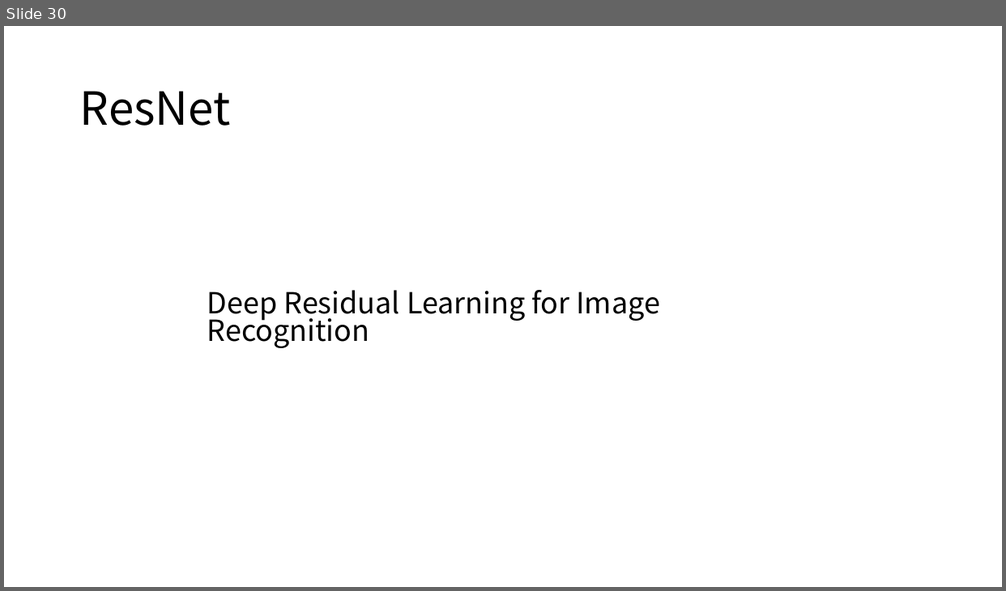
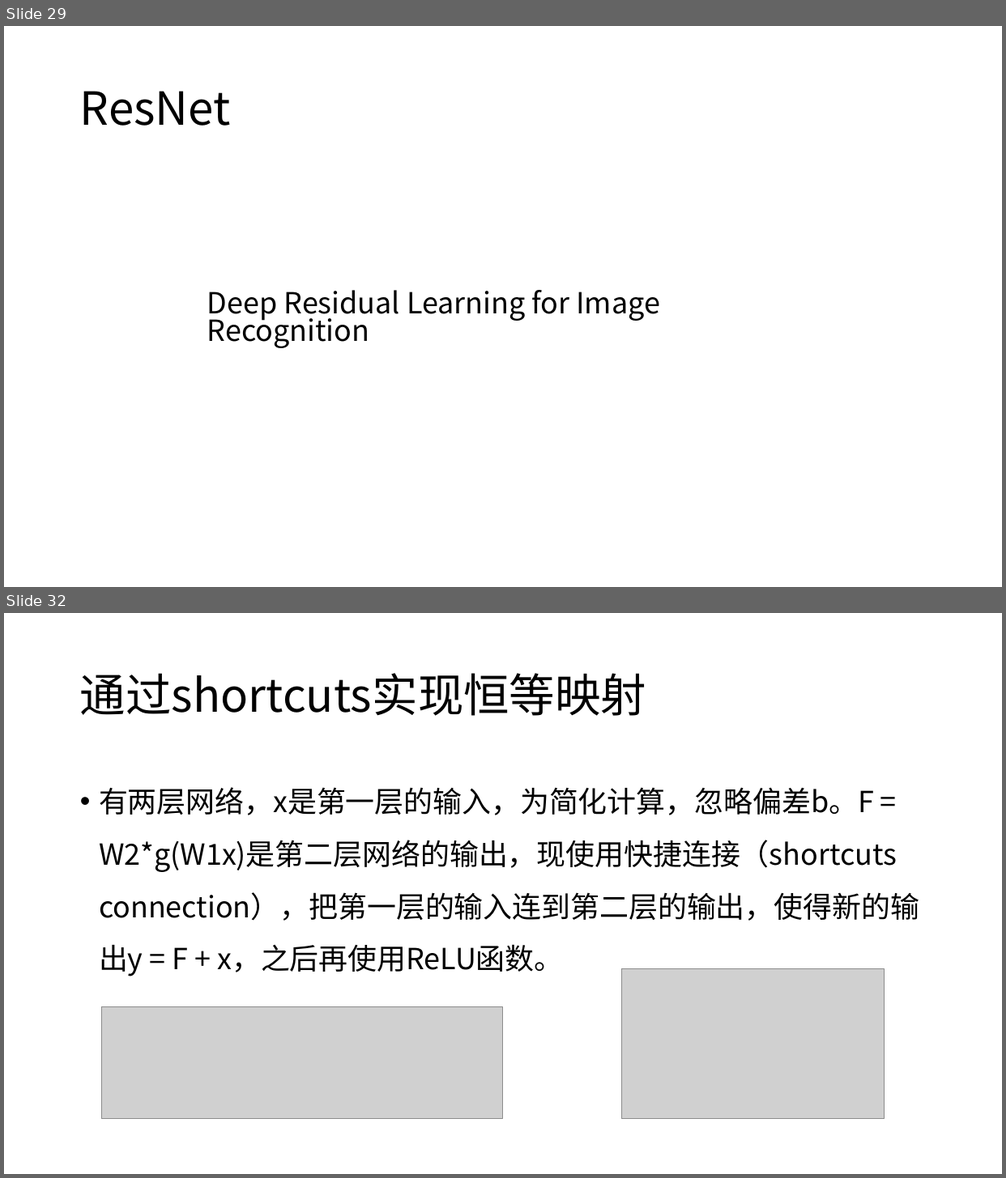
Before and after one commit to XianzhengWU/deeplearning_papernotes, a slide deck: 四篇论文笔记汇总.pptx. Shown one above the other, each under a label of ours: slide 30 before the commit, slides 29 and 32 after it; the slides between them are not shown. The pictures are 1006x591 and 1006x1178 pixels, drawn with LibreOffice and Linux fonts; fonts in the diff are those of the drawing; grey boxes stand for pictures. Boxes give left, top, right and bottom in pixels: in the first picture for what was removed or moved away, otherwise in the second. Text is boxed around its words. In the diff, an @@ line names an element or a change of style, - is before the commit and + after.

```diff
--- a/四篇论文笔记汇总.pptx
+++ b/四篇论文笔记汇总.pptx
@@ slide 32 added at bbox=[4, 613, 1002, 1174], background #FFFFFF @@
@@ title added at bbox=[80, 673, 646, 716], 44 pt, text #000000 @@
+通过shortcuts实现恒等映射
@@ text added at bbox=[99, 787, 919, 977], 28 pt, text #000000 @@
+• 有两层网络，x是第一层的输入，为简化计算，忽略偏差b。F = W2*g(W1x)是第二层网络的输出，现使用快捷连接（shortcuts connection），把第一层的输入连到第二层的输出，使得新的输出y = F + x，之后再使用ReLU函数。
@@ picture added at bbox=[621, 969, 884, 1119] @@
@@ picture added at bbox=[102, 1007, 503, 1119] @@
@@ what was slide 30 is now slide 29 @@
```
Also in this commit, not shown: 2 slides changed, 13 other slides added, 6 slides removed, 1 other file.
